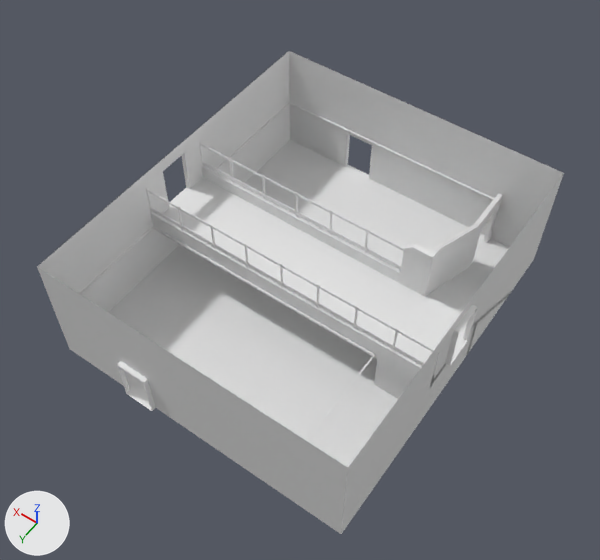
The FBX model Assets/Scenes/Test/Mesh Alteration/Intro_Redo.fbx, before and after one commit.
Both versions are drawn from a 50 mm camera at (-17.8, 25.7, 42.8) aimed at (-0.2, 1.0, 4.0). Arrows for +X, +Y and +Z are at lower left; the lights stay in place. The first picture is the older version. Materials are left out; every surface is plain grey. Where no turn or scale is listed for an object, it has been applied to the vertices. Vertices at exactly the same position are counted once.

The scene before the commit, as lines of its bpy script (objects in view):
```python
me_plane_008 = bpy.data.meshes.new('Plane.008')
me_plane_008.from_pydata(...)  # 104 vertices, 91 faces; spans x -10.3..10.3, y -12.3..11.3, z 0.0..8.0
me_plane_011 = bpy.data.meshes.new('Plane.011')
me_plane_011.from_pydata(...)  # a box spanning x -10.0..10.0, y 2.3..2.6, z -0.4..1.1
me_plane_017 = bpy.data.meshes.new('Plane.017')
me_plane_017.from_pydata(...)  # 70 vertices, 53 faces; spans x -7.7..8.8, y -4.2..4.2, z 0.0
ob_plane = bpy.data.objects.new('Plane', me_plane_008)
ob_plane.location = (0.0, 0.0, 0.0)
ob_plane_002 = bpy.data.objects.new('Plane.002', me_plane_011)
ob_plane_002.location = (0.0, 0.0, 3.7)
ob_plane_008 = bpy.data.objects.new('Plane.008', me_plane_017)
ob_plane_008.location = (1.21, 6.77, 3.55)
# also in view: 'Plane.005' at (-8.4, -5.5, 1.8); 'Cube.005' at (0.1, 2.5, 6.7); 'Plane.001' at (0.0, 0.0, 3.7); 'Plane.004' at (-8.2, -4.8, 3.7); 'Cube.002' at (0.1, 2.5, 5.1)
```
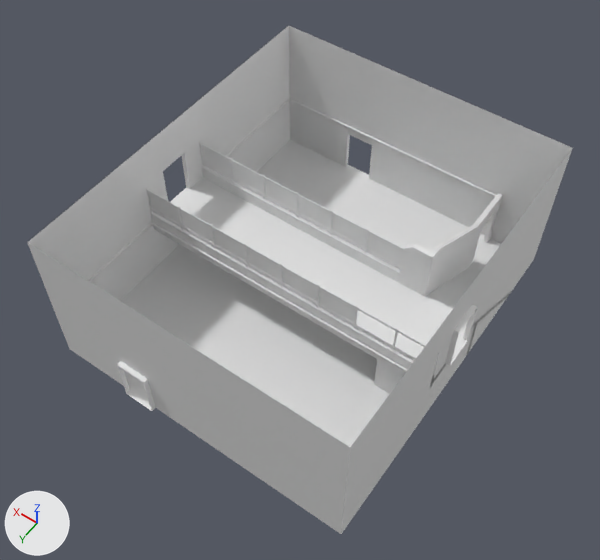
Where the newer file only moved an object's origin or applied its transform, the numbers keep the older frame.

What differs and where, as boxes (x1, y1, x2, y2) in the pictures (600 x 560 px; the box of a moved part takes in the faces that stretch with it):
```json
{"object": "Plane", "change": "reshaped", "before": [37, 51, 564, 534], "after": [27, 26, 573, 534]}
{"object": "Cube.008", "change": "added", "after": [201, 146, 403, 266]}
{"object": "Cube.009", "change": "added", "after": [148, 192, 355, 323]}
{"object": "Plane.008", "change": "moved", "before": [79, 226, 375, 441], "after": [88, 222, 407, 372]}
{"part": 1, "of": "me_plane_008", "change": "moved or reshaped", "before": [37, 51, 564, 476], "after": [27, 26, 573, 476]}
```

The change, as JSON lines over the scene's bpy script:
```json
{"block": "me_plane_008", "where": "# used by ob_plane; location = (0.0, 0.0, 0.0)"}
{"op": "remove", "block": "me_plane_008", "code": "me_plane_008.from_pydata(...)  # 104 vertices, 91 faces; spans x -10.3..10.3, y -12.3..11.3, z 0.0..8.0"}
{"op": "add", "block": "me_plane_008", "code": "me_plane_008.from_pydata(...)  # 104 vertices, 91 faces; spans x -10.3..10.3, y -12.3..11.3, z 0.0..10.0"}
{"block": "me_plane_008", "change": "me_plane_008 part 1: all 16 vertices in x -10.0..10.0, y -12.0..11.0, z 8.0 are moved by (0.0, 0.0, 2.0)"}
{"op": "add", "block": "me_cube_009_1", "code": ["me_cube_009_1 = bpy.data.meshes.new('Cube.009')", "me_cube_009_1.from_pydata([(-15.0, 0.0, 0.0), (0.0, 0.0, 0.0), (-15.0, 0.0, 1.6), (0.0, 0.0, 1.6)], [], [(0, 1, 3, 2)])"]}
{"op": "set", "path": "ob_plane_008.location", "old": "(1.21, 6.77, 3.55)", "new": "(1.21, 6.77, 3.9)"}
{"op": "add", "block": "ob_cube_009", "code": ["ob_cube_009 = bpy.data.objects.new('Cube.009', me_cube_009_1)", "ob_cube_009.location = (10.0, 2.5, 5.1)"]}
{"op": "add", "block": "ob_cube_008", "code": ["ob_cube_008 = bpy.data.objects.new('Cube.008', me_cube_009_1.copy())", "ob_cube_008.location = (10.0, -2.45, 5.1)"]}
```
